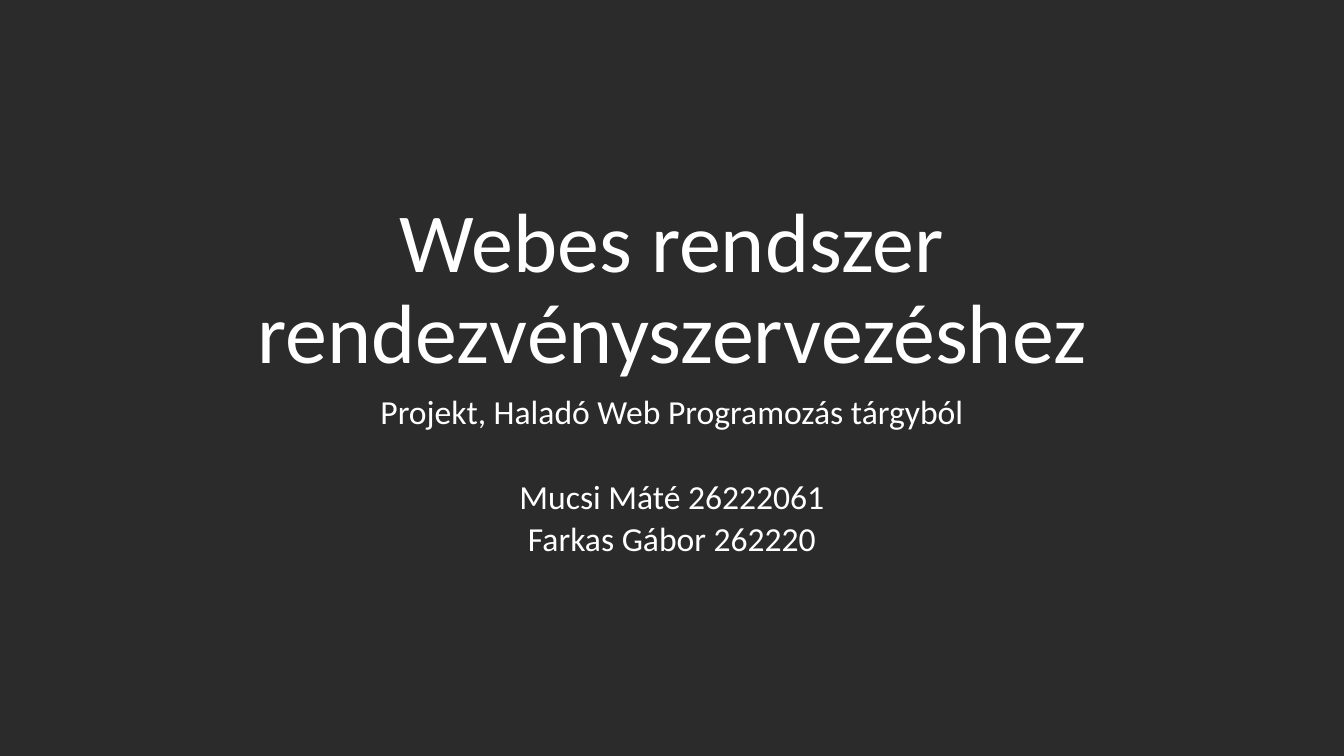
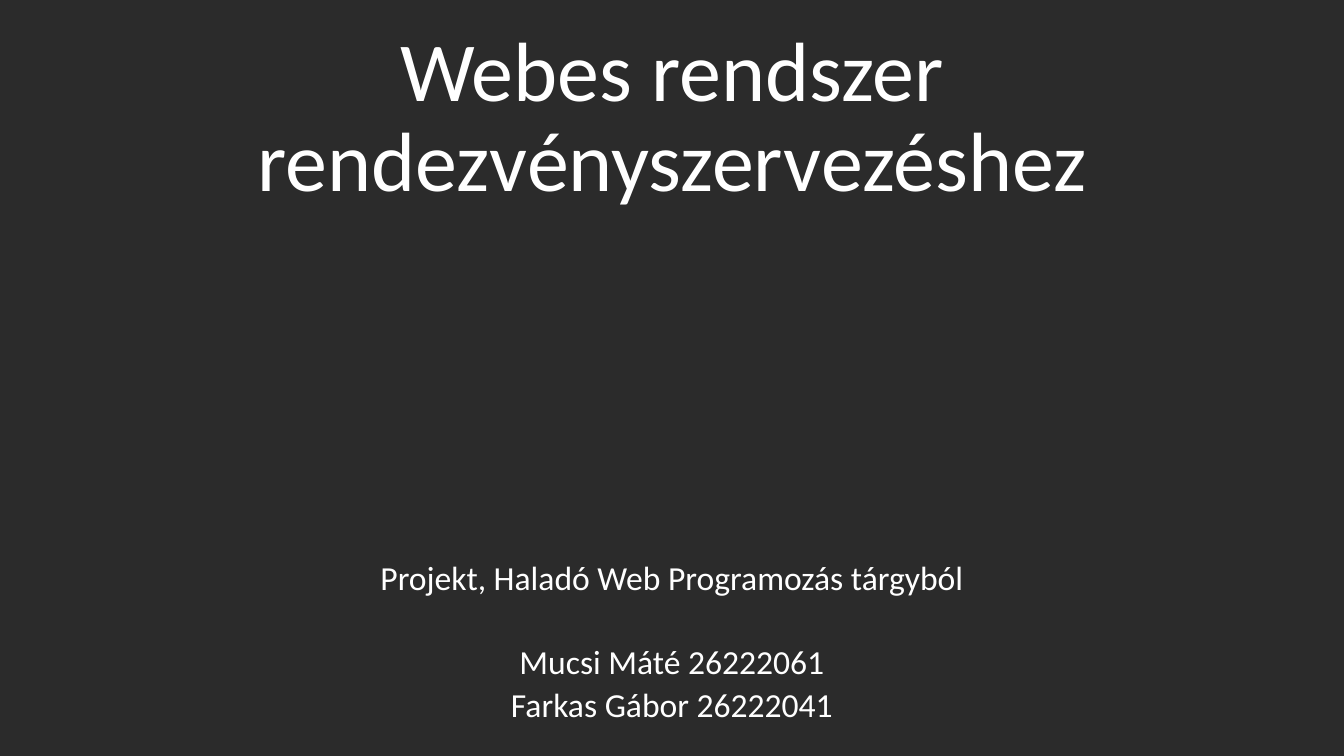
Before and after one commit to MattTheCoder556/HWPProjektMARCELLO, a slide deck: slide 1 of Webes rendszer.pptx. Drawn at 1344x756 pixels with LibreOffice and Linux fonts; fonts in the diff are those of the drawing; background and template pictures are left out; a plain dark background stands for a picture behind light text. Boxes give left, top, right and bottom in pixels: in the first picture for what was removed or moved away, otherwise in the second. Text is boxed around its words. In the diff, an @@ line names an element or a change of style, - is before the commit and + after.

```diff
--- a/Webes rendszer.pptx
+++ b/Webes rendszer.pptx
@@ title "Webes rendszer rendezvényszervezéshez": place and size @@
-title "Webes rendszer rendezvényszervezéshez" at bbox=[258, 213, 1087, 377]
+title "Webes rendszer rendezvényszervezéshez" at bbox=[258, 42, 1087, 205]
@@ subtitle "Projekt, Haladó Web Programozás tárgyból": place and size @@
-subtitle "Projekt, Haladó Web Programozás tárgyból" at bbox=[380, 400, 963, 552]
+subtitle "Projekt, Haladó Web Programozás tárgyból" at bbox=[380, 566, 963, 718]
@@ subtitle at bbox=[511, 693, 833, 718]: text changed @@
-Farkas Gábor 262220
+Farkas Gábor 26222041
```
Also in this commit, not shown: 1 other slide changed, 1 other file.
